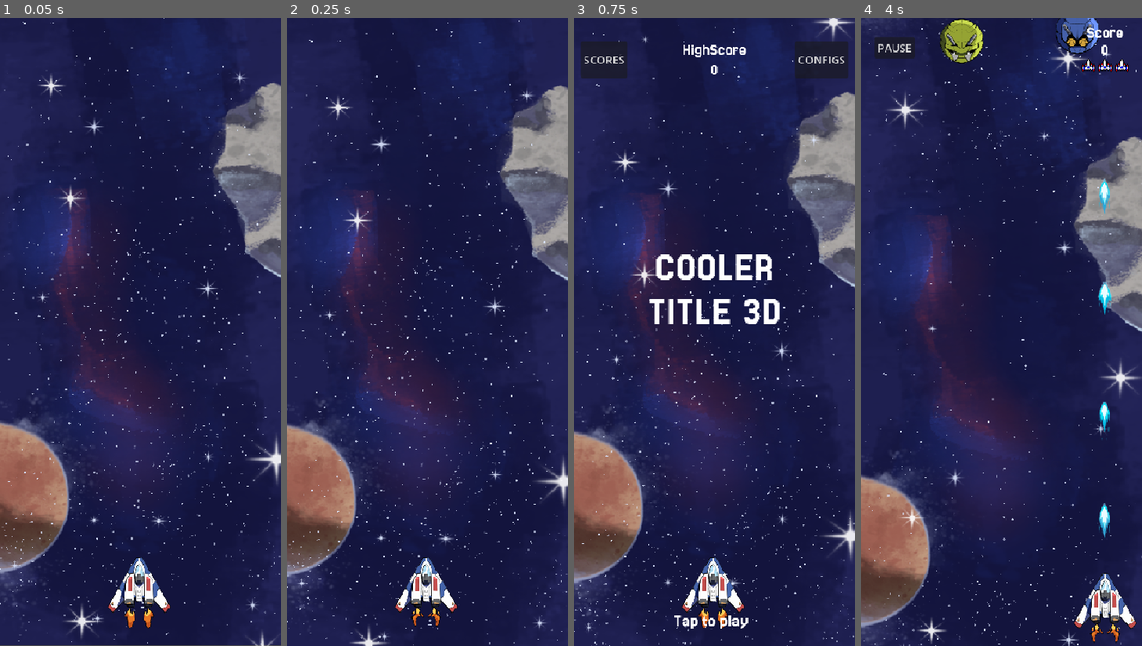
Above: before the commit, frames 1-4 (left to right).
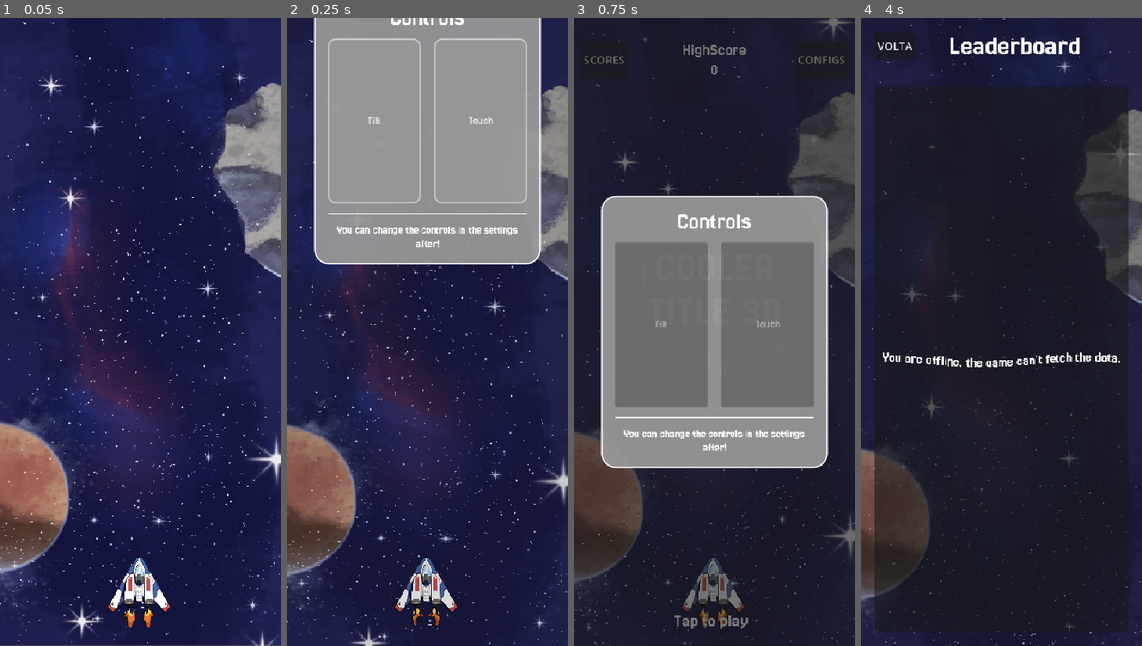
Above: after the commit, the same moments.

Repository: Juawo/space-shooter
Game: Godot game, scene res://scenes/ui/boot_scene/boot_scene.tscn
Two runs of this game, one before a commit and one after it. Both use one fixed random seed, a clock stepped at 60 frames per second and the inputs below. The engine's default icon, where the game draws it, is replaced by a stand-in: a white triangle on a blue panel in a dark square.
Inputs (mouse positions are in pixels of both pictures, inside the frame that each line leads up to):
- Up to frame 1 (0.05 s): no input
- Up to frame 2 (0.25 s): no input
- Up to frame 3 (0.75 s): click (661, 394) at 0.5 s, where only the run after the commit has a clickable "Tilt"
- Up to frame 4 (4 s): tap Enter at 1.25 s; move the mouse to (1001, 332) at 1.27 s; hold Right (ui_right) 1.28-2 s; click (1001, 332) at 1.42 s; click (894, 49) at 2 s, where only the run before the commit has a clickable "PAUSE"; move the mouse to (945, 363) at 2.77 s; hold Down (ui_down) 2.78-3.53 s; click (945, 363) at 2.92 s; move the mouse to (1029, 193) at 3.52 s; hold Right (ui_right) from 3.53 s (still down); click (1029, 193) at 3.67 s

Frame 1 is identical in both runs. In frame 2, 32% of the frame differs, in the area x 0-100%, y 0-100%; in frame 3, 80%; in frame 4, 84%.

Commit message:
Refactor control management and UI integration for game settings

Diff:
--- a/scenes/game/main.tscn
+++ b/scenes/game/main.tscn
@@ -6,20 +6,20 @@
 [ext_resource type="PackedScene" uid="uid://deo2xlnjykoj2" path="res://scenes/game/gameWorld/game_world.tscn" id="3_yd8kv"]
 [ext_resource type="PackedScene" uid="uid://rldc02i7thnm" path="res://scenes/ui/GameOver/game_over.tscn" id="4_iba00"]
 
-[node name="Main" type="Node2D"]
+[node name="Main" type="Node2D" unique_id=461250908]
 process_mode = 3
 script = ExtResource("1_llaio")
 
-[node name="UI" type="CanvasLayer" parent="."]
+[node name="UI" type="CanvasLayer" parent="." unique_id=1747236654]
 
-[node name="MainMenu" parent="UI" instance=ExtResource("2_oekm8")]
+[node name="MainMenu" parent="UI" unique_id=1813163494 instance=ExtResource("2_oekm8")]
 process_mode = 3
 visible = false
 
-[node name="PauseMenu" parent="UI" instance=ExtResource("3_uaf1y")]
+[node name="PauseMenu" parent="UI" unique_id=63676291 instance=ExtResource("3_uaf1y")]
 visible = false
 
-[node name="GameOver" parent="UI" instance=ExtResource("4_iba00")]
+[node name="GameOver" parent="UI" unique_id=322734365 instance=ExtResource("4_iba00")]
 visible = false
 
-[node name="GameWorld" parent="." instance=ExtResource("3_yd8kv")]
+[node name="GameWorld" parent="." unique_id=1715572432 instance=ExtResource("3_yd8kv")]
--- a/scenes/ui/Settings/settings.tscn
+++ b/scenes/ui/Settings/settings.tscn
@@ -40,7 +40,7 @@
 corner_radius_bottom_right = 10
 corner_radius_bottom_left = 10
 
-[node name="Settings" type="Control"]
+[node name="Settings" type="Control" unique_id=1597925856]
 process_mode = 3
 texture_filter = 2
 layout_mode = 3
@@ -52,10 +52,10 @@
 mouse_filter = 1
 script = ExtResource("1_gxyng")
 
-[node name="background_parallax" parent="." instance=ExtResource("5_c5h6l")]
+[node name="background_parallax" parent="." unique_id=131884898 instance=ExtResource("5_c5h6l")]
 position = Vector2(207, 0)
 
-[node name="VBoxContainer" type="VBoxContainer" parent="."]
+[node name="VBoxContainer" type="VBoxContainer" parent="." unique_id=636918181]
 layout_mode = 1
 anchors_preset = 15
 anchor_right = 1.0
@@ -63,7 +63,7 @@
 grow_horizontal = 2
 grow_vertical = 2
 
-[node name="Header" type="MarginContainer" parent="VBoxContainer"]
+[node name="Header" type="MarginContainer" parent="VBoxContainer" unique_id=1993927822]
 layout_mode = 2
 size_flags_vertical = 0
 theme_override_constants/margin_left = 26
@@ -71,33 +71,33 @@
 theme_override_constants/margin_right = 10
 theme_override_constants/margin_bottom = 10
 
-[node name="HBoxContainer" type="HBoxContainer" parent="VBoxContainer/Header"]
-layout_mode = 2
-
-[node name="Button" type="Button" parent="VBoxContainer/Header/HBoxContainer"]
+[node name="HBoxContainer" type="HBoxContainer" parent="VBoxContainer/Header" unique_id=919342725]
+layout_mode = 2
+
+[node name="Button" type="Button" parent="VBoxContainer/Header/HBoxContainer" unique_id=1669015737]
 layout_mode = 2
 theme_override_fonts/font = ExtResource("2_83c71")
 theme_override_font_sizes/font_size = 18
 text = "BACK"
 
-[node name="HBoxContainer" type="HBoxContainer" parent="VBoxContainer/Header/HBoxContainer"]
+[node name="HBoxContainer" type="HBoxContainer" parent="VBoxContainer/Header/HBoxContainer" unique_id=1713459042]
 layout_mode = 2
 size_flags_horizontal = 6
 theme_override_constants/separation = 10
 
-[node name="Nickname" type="Label" parent="VBoxContainer/Header/HBoxContainer/HBoxContainer"]
+[node name="Nickname" type="Label" parent="VBoxContainer/Header/HBoxContainer/HBoxContainer" unique_id=775654193]
 layout_mode = 2
 theme_override_fonts/font = ExtResource("2_83c71")
 theme_override_font_sizes/font_size = 36
 text = "Nickname"
 
-[node name="ChangeButton" type="Button" parent="VBoxContainer/Header/HBoxContainer/HBoxContainer"]
+[node name="ChangeButton" type="Button" parent="VBoxContainer/Header/HBoxContainer/HBoxContainer" unique_id=1339998660]
 layout_mode = 2
 theme_override_fonts/font = ExtResource("2_83c71")
 theme_override_font_sizes/font_size = 18
 text = "Change"
 
-[node name="ContentSettings" type="MarginContainer" parent="VBoxContainer"]
+[node name="ContentSettings" type="MarginContainer" parent="VBoxContainer" unique_id=226606212]
 layout_mode = 2
 size_flags_vertical = 3
 theme_override_constants/margin_left = 30
@@ -105,16 +105,16 @@
 theme_override_constants/margin_right = 30
 theme_override_constants/margin_bottom = 16
 
-[node name="VBoxContainer" type="VBoxContainer" parent="VBoxContainer/ContentSettings"]
+[node name="VBoxContainer" type="VBoxContainer" parent="VBoxContainer/ContentSettings" unique_id=289787736]
 layout_mode = 2
 theme_override_constants/separation = 10
 
-[node name="Panel" type="Panel" parent="VBoxContainer/ContentSettings/VBoxContainer"]
+[node name="Panel" type="Panel" parent="VBoxContainer/ContentSettings/VBoxContainer" unique_id=1365475301]
 layout_mode = 2
 size_flags_vertical = 3
 theme_override_styles/panel = SubResource("StyleBoxFlat_j8eje")
 
-[node name="MarginContainer" type="MarginContainer" parent="VBoxContainer/ContentSettings/VBoxContainer/Panel"]
+[node name="MarginContainer" type="MarginContainer" parent="VBoxContainer/ContentSettings/VBoxContainer/Panel" unique_id=997851462]
 layout_mode = 1
 anchors_preset = 15
 anchor_right = 1.0
@@ -126,61 +126,61 @@
 theme_override_constants/margin_right = 20
 theme_override_constants/margin_bottom = 20
 
-[node name="VBoxContainer" type="VBoxContainer" parent="VBoxContainer/ContentSettings/VBoxContainer/Panel/MarginContainer"]
+[node name="VBoxContainer" type="VBoxContainer" parent="VBoxContainer/ContentSettings/VBoxContainer/Panel/MarginContainer" unique_id=640848881]
 layout_mode = 2
 theme_override_constants/separation = 24
 
-[node name="SettingsLabel" type="Label" parent="VBoxContainer/ContentSettings/VBoxContainer/Panel/MarginContainer/VBoxContainer"]
+[node name="SettingsLabel" type="Label" parent="VBoxContainer/ContentSettings/VBoxContainer/Panel/MarginContainer/VBoxContainer" unique_id=918971312]
 layout_mode = 2
 theme_override_fonts/font = ExtResource("2_83c71")
 theme_override_font_sizes/font_size = 40
 text = "Settings"
 horizontal_alignment = 1
 
-[node name="HSeparator2" type="HSeparator" parent="VBoxContainer/ContentSettings/VBoxContainer/Panel/MarginContainer/VBoxContainer"]
+[node name="HSeparator2" type="HSeparator" parent="VBoxContainer/ContentSettings/VBoxContainer/Panel/MarginContainer/VBoxContainer" unique_id=182514872]
 custom_minimum_size = Vector2(0, 5)
 layout_mode = 2
 size_flags_vertical = 0
 theme_override_constants/separation = 5
 theme_override_styles/separator = SubResource("StyleBoxFlat_83c71")
 
-[node name="Sound" type="VBoxContainer" parent="VBoxContainer/ContentSettings/VBoxContainer/Panel/MarginContainer/VBoxContainer"]
-layout_mode = 2
-
-[node name="SoundLabel" type="Label" parent="VBoxContainer/ContentSettings/VBoxContainer/Panel/MarginContainer/VBoxContainer/Sound"]
+[node name="Sound" type="VBoxContainer" parent="VBoxContainer/ContentSettings/VBoxContainer/Panel/MarginContainer/VBoxContainer" unique_id=1625344066]
+layout_mode = 2
+
+[node name="SoundLabel" type="Label" parent="VBoxContainer/ContentSettings/VBoxContainer/Panel/MarginContainer/VBoxContainer/Sound" unique_id=1223650431]
 layout_mode = 2
 theme_override_fonts/font = ExtResource("2_83c71")
 theme_override_font_sizes/font_size = 34
 text = "Sound"
 
-[node name="SoundContainer" type="HBoxContainer" parent="VBoxContainer/ContentSettings/VBoxContainer/Panel/MarginContainer/VBoxContainer/Sound"]
-layout_mode = 2
-
-[node name="SoundSlider" type="HSlider" parent="VBoxContainer/ContentSettings/VBoxContainer/Panel/MarginContainer/VBoxContainer/Sound/SoundContainer"]
+[node name="SoundContainer" type="HBoxContainer" parent="VBoxContainer/ContentSettings/VBoxContainer/Panel/MarginContainer/VBoxContainer/Sound" unique_id=1933853493]
+layout_mode = 2
+
+[node name="SoundSlider" type="HSlider" parent="VBoxContainer/ContentSettings/VBoxContainer/Panel/MarginContainer/VBoxContainer/Sound/SoundContainer" unique_id=1386951854]
 layout_mode = 2
 size_flags_horizontal = 3
 size_flags_vertical = 4
 size_flags_stretch_ratio = 6.47
 value = 100.0
 
-[node name="SoundValue" type="Label" parent="VBoxContainer/ContentSettings/VBoxContainer/Panel/MarginContainer/VBoxContainer/Sound/SoundContainer"]
+[node name="SoundValue" type="Label" parent="VBoxContainer/ContentSettings/VBoxContainer/Panel/MarginContainer/VBoxContainer/Sound/SoundContainer" unique_id=1305079470]
 layout_mode = 2
 size_flags_horizontal = 10
 text = "100%"
 
-[node name="Sensibility" type="VBoxContainer" parent="VBoxContainer/ContentSettings/VBoxContainer/Panel/MarginContainer/VBoxContainer"]
-layout_mode = 2
-
-[node name="SensibilityLabel" type="Label" parent="VBoxContainer/ContentSettings/VBoxContainer/Panel/MarginContainer/VBoxContainer/Sensibility"]
+[node name="Sensibility" type="VBoxContainer" parent="VBoxContainer/ContentSettings/VBoxContainer/Panel/MarginContainer/VBoxContainer" unique_id=1608611172]
+layout_mode = 2
+
+[node name="SensibilityLabel" type="Label" parent="VBoxContainer/ContentSettings/VBoxContainer/Panel/MarginContainer/VBoxContainer/Sensibility" unique_id=1429429467]
 layout_mode = 2
 theme_override_fonts/font = ExtResource("2_83c71")
 theme_override_font_sizes/font_size = 34
 text = "Sensibility"
 
-[node name="SensibilityContainer" type="HBoxContainer" parent="VBoxContainer/ContentSettings/VBoxContainer/Panel/MarginContainer/VBoxContainer/Sensibility"]
-layout_mode = 2
-
-[node name="SensibilitytSlider" type="HSlider" parent="VBoxContainer/ContentSettings/VBoxContainer/Panel/MarginContainer/VBoxContainer/Sensibility/SensibilityContainer"]
+[node name="SensibilityContainer" type="HBoxContainer" parent="VBoxContainer/ContentSettings/VBoxContainer/Panel/MarginContainer/VBoxContainer/Sensibility" unique_id=385744416]
+layout_mode = 2
+
+[node name="SensibilitytSlider" type="HSlider" parent="VBoxContainer/ContentSettings/VBoxContainer/Panel/MarginContainer/VBoxContainer/Sensibility/SensibilityContainer" unique_id=248203213]
 layout_mode = 2
 size_flags_horizontal = 3
 size_flags_vertical = 4
@@ -189,21 +189,21 @@
 value = 100.0
 tick_count = 1
 
-[node name="SensibilityValue" type="Label" parent="VBoxContainer/ContentSettings/VBoxContainer/Panel/MarginContainer/VBoxContainer/Sensibility/SensibilityContainer"]
+[node name="SensibilityValue" type="Label" parent="VBoxContainer/ContentSettings/VBoxContainer/Panel/MarginContainer/VBoxContainer/Sensibility/SensibilityContainer" unique_id=116187021]
 layout_mode = 2
 size_flags_horizontal = 10
 text = "50%"
 
-[node name="Language" type="VBoxContainer" parent="VBoxContainer/ContentSettings/VBoxContainer/Panel/MarginContainer/VBoxContainer"]
-layout_mode = 2
-
-[node name="LanguageLabel" type="Label" parent="VBoxContainer/ContentSettings/VBoxContainer/Panel/MarginContainer/VBoxContainer/Language"]
+[node name="Language" type="VBoxContainer" parent="VBoxContainer/ContentSettings/VBoxContainer/Panel/MarginContainer/VBoxContainer" unique_id=1252651955]
+layout_mode = 2
+
+[node name="LanguageLabel" type="Label" parent="VBoxContainer/ContentSettings/VBoxContainer/Panel/MarginContainer/VBoxContainer/Language" unique_id=1618963072]
 layout_mode = 2
 theme_override_fonts/font = ExtResource("2_83c71")
 theme_override_font_sizes/font_size = 34
 text = "Language"
 
-[node name="LanguageOption" type="OptionButton" parent="VBoxContainer/ContentSettings/VBoxContainer/Panel/MarginContainer/VBoxContainer/Language"]
+[node name="LanguageOption" type="OptionButton" parent="VBoxContainer/ContentSettings/VBoxContainer/Panel/MarginContainer/VBoxContainer/Language" unique_id=662241328]
 layout_mode = 2
 focus_mode = 0
 selected = 0
@@ -213,23 +213,23 @@
 popup/item_1/text = "PT"
 popup/item_1/id = 1
 
-[node name="Controls" type="VBoxContainer" parent="VBoxContainer/ContentSettings/VBoxContainer/Panel/MarginContainer/VBoxContainer"]
+[node name="Controls" type="VBoxContainer" parent="VBoxContainer/ContentSettings/VBoxContainer/Panel/MarginContainer/VBoxContainer" unique_id=84452191]
 layout_mode = 2
 size_flags_vertical = 3
 theme_override_constants/separation = 10
 
-[node name="ControlsLabel" type="Label" parent="VBoxContainer/ContentSettings/VBoxContainer/Panel/MarginContainer/VBoxContainer/Controls"]
+[node name="ControlsLabel" type="Label" parent="VBoxContainer/ContentSettings/VBoxContainer/Panel/MarginContainer/VBoxContainer/Controls" unique_id=1908214411]
 layout_mode = 2
 theme_override_fonts/font = ExtResource("2_83c71")
 theme_override_font_sizes/font_size = 34
 text = "Controls"
 
-[node name="ControlsOptions" type="HBoxContainer" parent="VBoxContainer/ContentSettings/VBoxContainer/Panel/MarginContainer/VBoxContainer/Controls"]
+[node name="ControlsOptions" type="HBoxContainer" parent="VBoxContainer/ContentSettings/VBoxContainer/Panel/MarginContainer/VBoxContainer/Controls" unique_id=34401453]
 layout_mode = 2
 size_flags_vertical = 3
 theme_override_constants/separation = 20
 
-[node name="TiltButton" type="Button" parent="VBoxContainer/ContentSettings/VBoxContainer/Panel/MarginContainer/VBoxContainer/Controls/ControlsOptions"]
+[node name="TiltButton" type="Button" parent="VBoxContainer/ContentSettings/VBoxContainer/Panel/MarginContainer/VBoxContainer/Controls/ControlsOptions" unique_id=2145523126]
 layout_mode = 2
 size_flags_horizontal = 3
 focus_mode = 0
@@ -239,7 +239,7 @@
 button_group = ExtResource("4_w3asu")
 text = "Tilt"
 
-[node name="TouchButton" type="Button" parent="VBoxContainer/ContentSettings/VBoxContainer/Panel/MarginContainer/VBoxContainer/Controls/ControlsOptions"]
+[node name="TouchButton" type="Button" parent="VBoxContainer/ContentSettings/VBoxContainer/Panel/MarginContainer/VBoxContainer/Controls/ControlsOptions" unique_id=1489700739]
 layout_mode = 2
 size_flags_horizontal = 3
 focus_mode = 0
@@ -249,59 +249,59 @@
 button_group = ExtResource("4_w3asu")
 text = "Touch"
 
-[node name="HSeparator" type="HSeparator" parent="VBoxContainer/ContentSettings/VBoxContainer/Panel/MarginContainer/VBoxContainer"]
+[node name="HSeparator" type="HSeparator" parent="VBoxContainer/ContentSettings/VBoxContainer/Panel/MarginContainer/VBoxContainer" unique_id=1921422825]
 custom_minimum_size = Vector2(0, 5)
 layout_mode = 2
 size_flags_vertical = 8
 theme_override_constants/separation = 5
 theme_override_styles/separator = SubResource("StyleBoxFlat_83c71")
 
-[node name="Credits" type="VBoxContainer" parent="VBoxContainer/ContentSettings/VBoxContainer/Panel/MarginContainer/VBoxContainer"]
+[node name="Credits" type="VBoxContainer" parent="VBoxContainer/ContentSettings/VBoxContainer/Panel/MarginContainer/VBoxContainer" unique_id=756375023]
 layout_mode = 2
 size_flags_vertical = 8
 
-[node name="Label" type="Label" parent="VBoxContainer/ContentSettings/VBoxContainer/Panel/MarginContainer/VBoxContainer/Credits"]
+[node name="Label" type="Label" parent="VBoxContainer/ContentSettings/VBoxContainer/Panel/MarginContainer/VBoxContainer/Credits" unique_id=1649103351]
 layout_mode = 2
 theme_override_fonts/font = ExtResource("2_83c71")
 theme_override_font_sizes/font_size = 34
 text = "Credits"
 horizontal_alignment = 1
 
-[node name="Rafashow" type="HBoxContainer" parent="VBoxContainer/ContentSettings/VBoxContainer/Panel/MarginContainer/VBoxContainer/Credits"]
+[node name="Rafashow" type="HBoxContainer" parent="VBoxContainer/ContentSettings/VBoxContainer/Panel/MarginContainer/VBoxContainer/Credits" unique_id=485443840]
 layout_mode = 2
 theme_override_constants/separation = 20
 
-[node name="Label" type="Label" parent="VBoxContainer/ContentSettings/VBoxContainer/Panel/MarginContainer/VBoxContainer/Credits/Rafashow"]
+[node name="Label" type="Label" parent="VBoxContainer/ContentSettings/VBoxContainer/Panel/MarginContainer/VBoxContainer/Credits/Rafashow" unique_id=1853701137]
 layout_mode = 2
 theme_override_fonts/font = ExtResource("2_83c71")
 theme_override_font_sizes/font_size = 28
 text = "Rafael"
 
-[node name="Label2" type="Label" parent="VBoxContainer/ContentSettings/VBoxContainer/Panel/MarginContainer/VBoxContainer/Credits/Rafashow"]
+[node name="Label2" type="Label" parent="VBoxContainer/ContentSettings/VBoxContainer/Panel/MarginContainer/VBoxContainer/Credits/Rafashow" unique_id=1777598147]
 layout_mode = 2
 size_flags_horizontal = 10
 theme_override_fonts/font = ExtResource("2_83c71")
 theme_override_font_sizes/font_size = 28
 text = "2005"
 
-[node name="Juawo" type="HBoxContainer" parent="VBoxContainer/ContentSettings/VBoxContainer/Panel/MarginContainer/VBoxContainer/Credits"]
+[node name="Juawo" type="HBoxContainer" parent="VBoxContainer/ContentSettings/VBoxContainer/Panel/MarginContainer/VBoxContainer/Credits" unique_id=125501548]
 layout_mode = 2
 theme_override_constants/separation = 20
 
-[node name="Label" type="Label" parent="VBoxContainer/ContentSettings/VBoxContainer/Panel/MarginContainer/VBoxContainer/Credits/Juawo"]
+[node name="Label" type="Label" parent="VBoxContainer/ContentSettings/VBoxContainer/Panel/MarginContainer/VBoxContainer/Credits/Juawo" unique_id=1036021824]
 layout_mode = 2
 theme_override_fonts/font = ExtResource("2_83c71")
 theme_override_font_sizes/font_size = 28
 text = "Juawo"
 
-[node name="Label2" type="Label" parent="VBoxContainer/ContentSettings/VBoxContainer/Panel/MarginContainer/VBoxContainer/Credits/Juawo"]
+[node name="Label2" type="Label" parent="VBoxContainer/ContentSettings/VBoxContainer/Panel/MarginContainer/VBoxContainer/Credits/Juawo" unique_id=1238084102]
 layout_mode = 2
 size_flags_horizontal = 10
 theme_override_fonts/font = ExtResource("2_83c71")
 theme_override_font_sizes/font_size = 28
 text = "2006"
 
-[node name="version" type="Label" parent="VBoxContainer/ContentSettings/VBoxContainer"]
+[node name="version" type="Label" parent="VBoxContainer/ContentSettings/VBoxContainer" unique_id=818280172]
 layout_mode = 2
 size_flags_vertical = 8
 theme_override_fonts/font = ExtResource("2_83c71")
--- a/scripts/game/main/main.gd
+++ b/scripts/game/main/main.gd
@@ -1,13 +1,15 @@
 extends Node2D
 
 # Aqui ficam os "componentes" do jogo e como sao orquestrados
-# TODO : Lembrar de conectar os sinais dos componentes!
+
+var control_popup_scene : PackedScene = preload("res://scenes/ui/Settings/select_control_pop_up.tscn")
 
 # "Componentes" do jogo
 @onready var main_menu : Control = $UI/MainMenu
 @onready var pause_menu: Control = $UI/PauseMenu
 @onready var game_over: Control = $UI/GameOver
 @onready var game_world: Node2D = $GameWorld
+@onready var ui: CanvasLayer = $UI
 
 # Enum com os estados possiveis do jogo
 enum GameStates { GAME, MAIN_MENU, PAUSED, GAME_OVER }
@@ -21,6 +23,13 @@
 	GameEvents.game_over.connect(_on_game_over)
 	GameEvents.game_requested.connect(_on_game_requested)
 	state = GameStates.MAIN_MENU
+	check_control_selection()
+
+
+func check_control_selection() -> void :
+	if SaveManager.has_chosen_control == false:
+		var popup = control_popup_scene.instantiate()
+		ui.add_child(popup)
 
 # MENU STATE
 func _on_main_menu_requested():
--- a/scripts/game/player/player.gd
+++ b/scripts/game/player/player.gd
@@ -9,7 +9,7 @@
 var boost_timer : SceneTreeTimer = null
 @onready var muzzle_flash_animation: AnimatedSprite2D = $muzzle_flash_animation
 
-@export var SPEED := 100.0
+@export var SPEED := 70.0
 @export var SMOOTH_SPEED := 0.1
 @export var DEADZONE = 0.3
 @export var shoot_speed_modifier := 1.0
@@ -36,60 +36,63 @@
 		life_change.emit(new_value)
 		if new_value == 0:
 			GameEvents.game_over.emit()
-
-
 func _physics_process(delta: float) -> void:
 	var target_velocity = Vector2.ZERO
 	var sense_multiplier = SaveManager.sensibility / 100.0
 
 	if SaveManager.control_mode == 0:
-		# --- LÓGICA DE INCLINAÇÃO (TILT) 2D ---
+		# ─── 📱 LÓGICA DE INCLINAÇÃO (TILT) PARIFICADA ───
 		accel_pos = Input.get_accelerometer()
 
-		# No acelerômetro, X costuma ser horizontal e Y vertical (pode variar conforme a orientação do projeto)
-		var input_direction = Vector2(accel_pos.x, -accel_pos.y)
+		# Criamos um vetor bruto com os dados do sensor
+		var raw_tilt = Vector2(accel_pos.x, -accel_pos.y)
 
-		# Fallback para Teclado (Setas / WASD)
-		if input_direction == Vector2.ZERO:
-			input_direction = Input.get_vector("ui_left", "ui_right", "ui_up", "ui_down") * 5.0
+		# Fallback para Teclado (Setas / WASD no PC/Editor)
+		var keyboard_input = Input.get_vector("ui_left", "ui_right", "ui_up", "ui_down")
 
-		target_velocity = input_direction * SPEED * sense_multiplier
+		if keyboard_input != Vector2.ZERO:
+			# No PC, vai usar a velocidade máxima parificada com o toque (Multiplicado por 6.0 ou 8.0)
+			velocity = keyboard_input * SPEED * 6.0
+		else:
+			# No Celular: Se o movimento passar da zona morta física do sensor
+			# No bloco do acelerômetro (SaveManager.control_mode == 0):
+			if raw_tilt.length() > DEADZONE:
+				# 🌟 CALIBRAÇÃO: Baixamos o multiplicador para 1.2 (suaviza a leitura)
+				# e limitamos o teto máximo em SPEED * 4.0 (confortável para o pulso)
+				var calculated_speed = clamp(raw_tilt.length() * 1.2 * SPEED, 0, SPEED * 4.0)
+				target_velocity = raw_tilt.normalized() * calculated_speed * sense_multiplier
 
-		if input_direction.length() > DEADZONE:
-			var weight = clamp(SMOOTH_SPEED * sense_multiplier, 0.01, 0.9)
-			velocity = velocity.lerp(target_velocity, weight)
-		else:
-			velocity = velocity.move_toward(Vector2.ZERO, SPEED * delta)
+				# Mantemos o LERP em 0.25 para a nave responder sem atraso,
+				# mas agora com uma velocidade controlada!
+				var weight = 0.25 * sense_multiplier
+				velocity = velocity.lerp(target_velocity, clamp(weight, 0.01, 1.0))
+			else:
+				velocity = velocity.move_toward(Vector2.ZERO, SPEED * delta * 8)
 
 	else:
-		# --- LÓGICA DE TOQUE (TOUCH) LIVRE 2D ---
+		# ─── 👆 LÓGICA DE TOQUE (TOUCH) ───
 		if Input.is_mouse_button_pressed(MOUSE_BUTTON_LEFT):
 			var mouse_pos = get_viewport().get_mouse_position()
-			# Calculamos o vetor de distância (X e Y) até o dedo/mouse
 			var distance_vector = mouse_pos - global_position
 
-			# 1. Zona Morta: Se estiver muito perto do dedo (menos de 2 pixels), para.
 			if distance_vector.length() < 2.0:
 				velocity = velocity.move_toward(Vector2.ZERO, SPEED * delta * 20)
 			else:
-				# 2. Cálculo da Velocidade Alvo Baseada na Distância (Smooth Out)
-				var desired_speed = clamp(distance_vector.length() * 10.0, 0, SPEED * 6.0)
+				# Deixei o limite em 6.0 também para equiparar perfeitamente com a inclinação acima
+				var desired_speed = clamp(distance_vector.length() * 12.0, 0, SPEED * 6.0)
 				target_velocity = distance_vector.normalized() * desired_speed * sense_multiplier
 
-				# 3. Interpolação de Velocidade 2D
-				var weight = 0.15 * sense_multiplier
+				var weight = 0.40 * sense_multiplier
 				velocity = velocity.lerp(target_velocity, clamp(weight, 0, 1))
 		else:
-			# Desaceleração rápida ao soltar o dedo
-			velocity = velocity.move_toward(Vector2.ZERO, SPEED * delta * 10)
+			velocity = velocity.move_toward(Vector2.ZERO, SPEED * delta * 12)
 
+	# Aplica o movimento final
 	move_and_slide()
 
-	# --- CLAMP (Limitar a nave dentro da tela em X e Y) ---
+	# ─── 📐 LIMITADOR DE TELA ───
 	position.x = clamp(position.x, player_margins.x, screen_size.x - player_margins.x)
 	position.y = clamp(position.y, player_margins.y, screen_size.y - player_margins.y)
-
-
 func _on_area_2d_area_entered(area: Area2D) -> void:
 	if area.is_in_group("Enemies") or area.is_in_group("EnemiesProjectiles"):
 		var damage = area.damage_value if "damage_value" in area else 1
--- a/scripts/game/save-manager.gd
+++ b/scripts/game/save-manager.gd
@@ -11,9 +11,9 @@
 #Configuracoes
 var volume : float = 100.0
 var language : int = 0
-var control_mode : int = 0 # 0 para tilt e 1 para touch
+var control_mode : int = -1 # 0 para tilt e 1 para touch
 var sensibility : float = 100
-
+var has_chosen_control : bool = false
 #GameVersion
 const CURRENT_CODE_VERSION : String = "1.0.1"
 var game_version : String = CURRENT_CODE_VERSION
@@ -41,7 +41,8 @@
 			"volume" : volume,
 			"language" : language,
 			"control_mode" : control_mode,
-			"sensibility" : sensibility
+			"sensibility" : sensibility,
+			"has_chosen_control" : has_chosen_control
 		},
 		"game_version" : game_version
 	}
@@ -89,8 +90,9 @@
 			var s = json_data["settings"]
 			volume = s.get("volume", 100.0)
 			language = s.get("language", 0)
-			control_mode = s.get("control_mode", 0)
+			control_mode = s.get("control_mode", -1)
 			sensibility = s.get("sensibility", 100)
+			has_chosen_control = s.get("has_chosen_control", false)
 
 	SessionState.high_score = high_score
 	loaded_data.emit()
Not shown: 1 places in scenes/game/main.tscn that only renumber resources
Not shown: 1 places in scenes/ui/Settings/settings.tscn that only renumber resources
